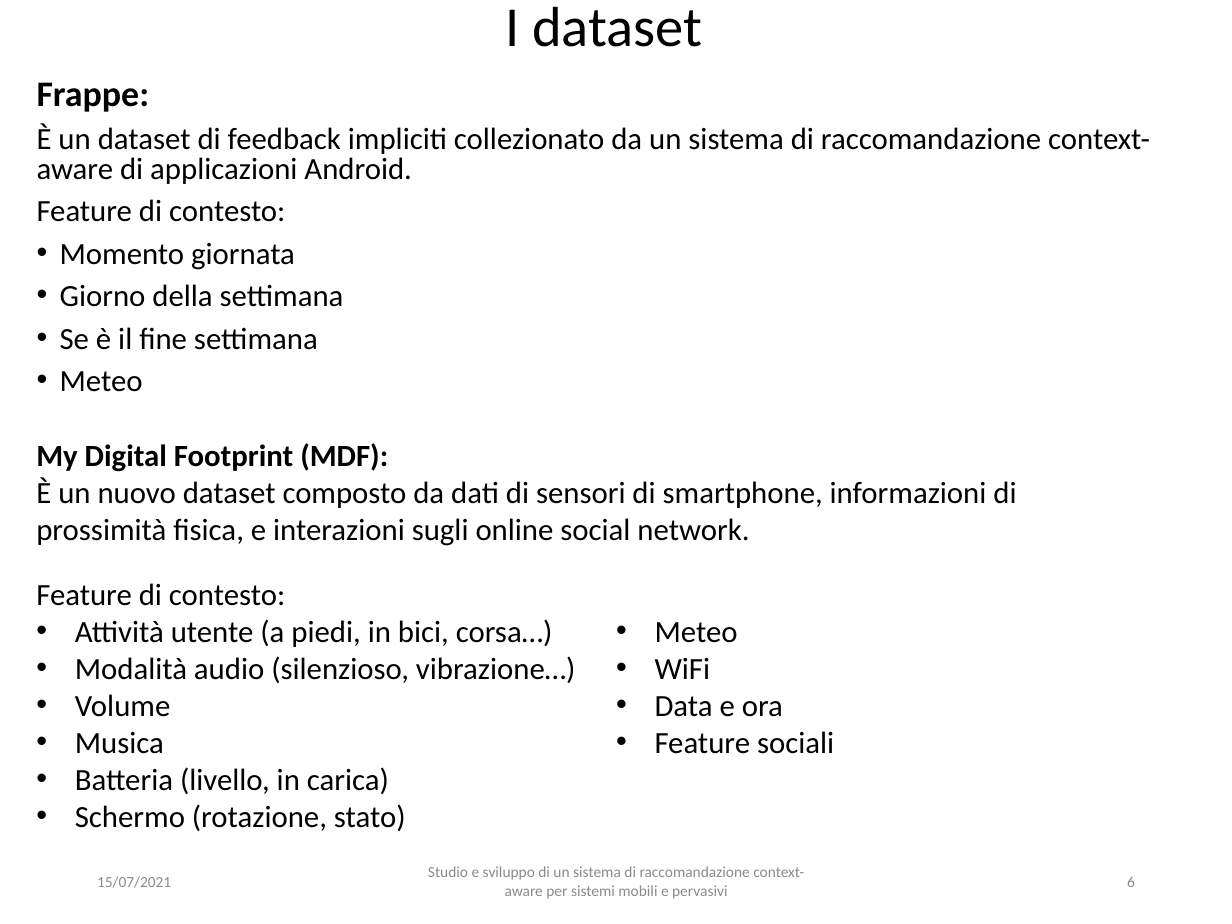
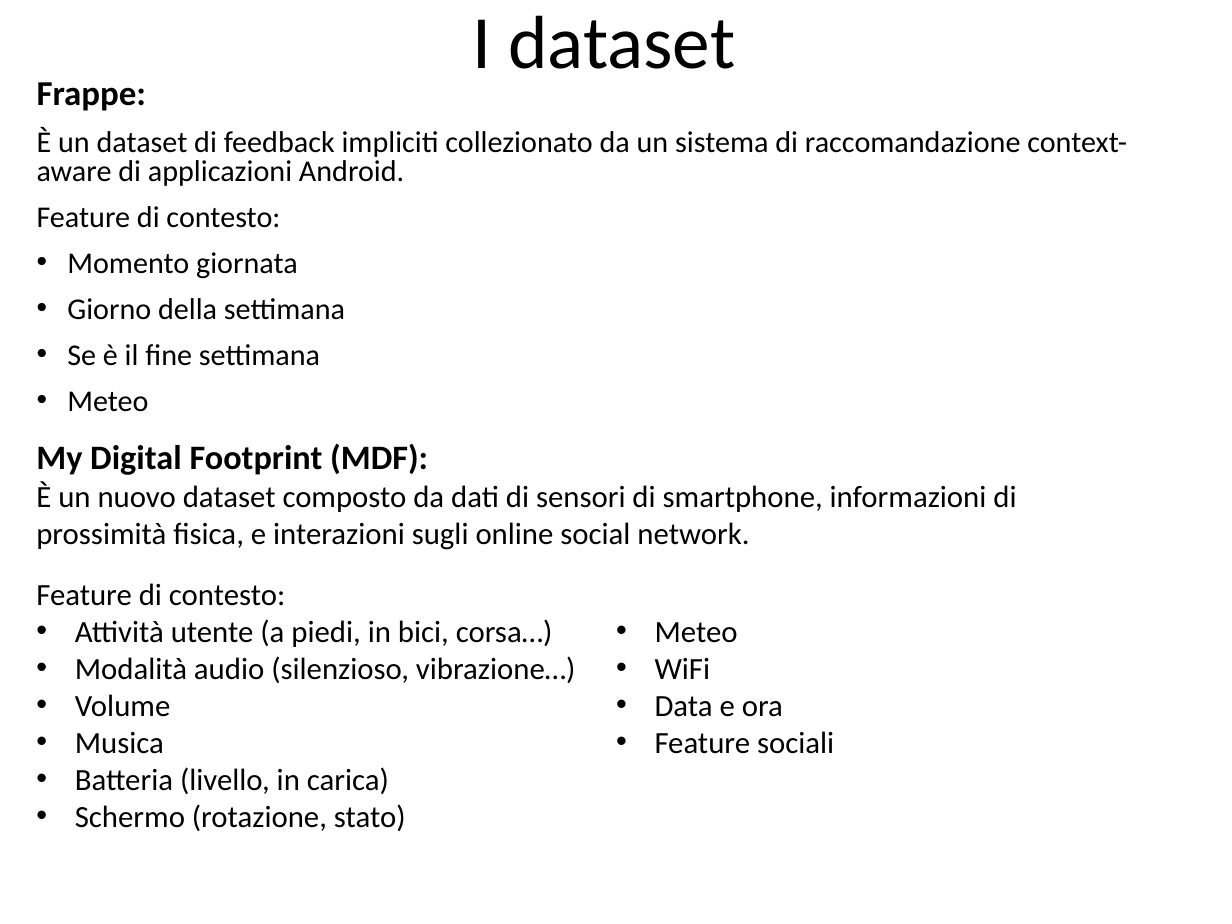
Before and after one commit to CriptHunter/tesi, a slide deck: slide 7 of presentazione/presentazione.pptx (slide 6 before the commit). Drawn at 1232x924 pixels with LibreOffice and Linux fonts; fonts in the diff are those of the drawing. Boxes give left, top, right and bottom in pixels: in the first picture for what was removed or moved away, otherwise in the second. Text is boxed around its words. In the diff, an @@ line names an element or a change of style, - is before the commit and + after.

```diff
--- a/presentazione/presentazione.pptx
+++ b/presentazione/presentazione.pptx
@@ title "I dataset": place and size @@
-title "I dataset" at (505, 6, 702, 47)
+title "I dataset" at (472, 15, 735, 69)
@@ title "I dataset" at (472, 15, 735, 69): size 33 to 44 pt @@
@@ text "Frappe:" at (37, 82, 1127, 412): size 21 to 20.4 pt in "Frappe:"; size 18 to 17.6 pt; more space between paragraphs; indent changed @@
@@ text at (36, 443, 428, 475): size 18 to 20 pt in "My Digital Footprint (MDF):" @@
@@ text removed at (428, 866, 804, 899) @@
-Studio e sviluppo di un sistema di raccomandazione context-aware per sistemi mobili e pervasivi
@@ text removed at (97, 876, 171, 888) @@
-15/07/2021
@@ page number removed at (1127, 876, 1135, 887) @@
-6
```
Also in this commit, not shown: 6 other slides changed, 5 slides added, 4 slides removed, 8 other files.
